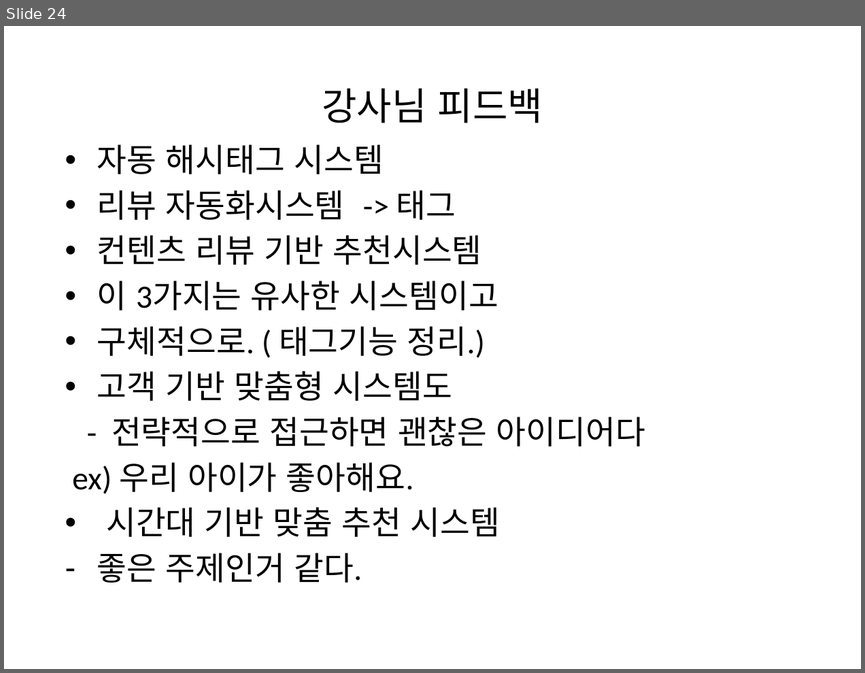
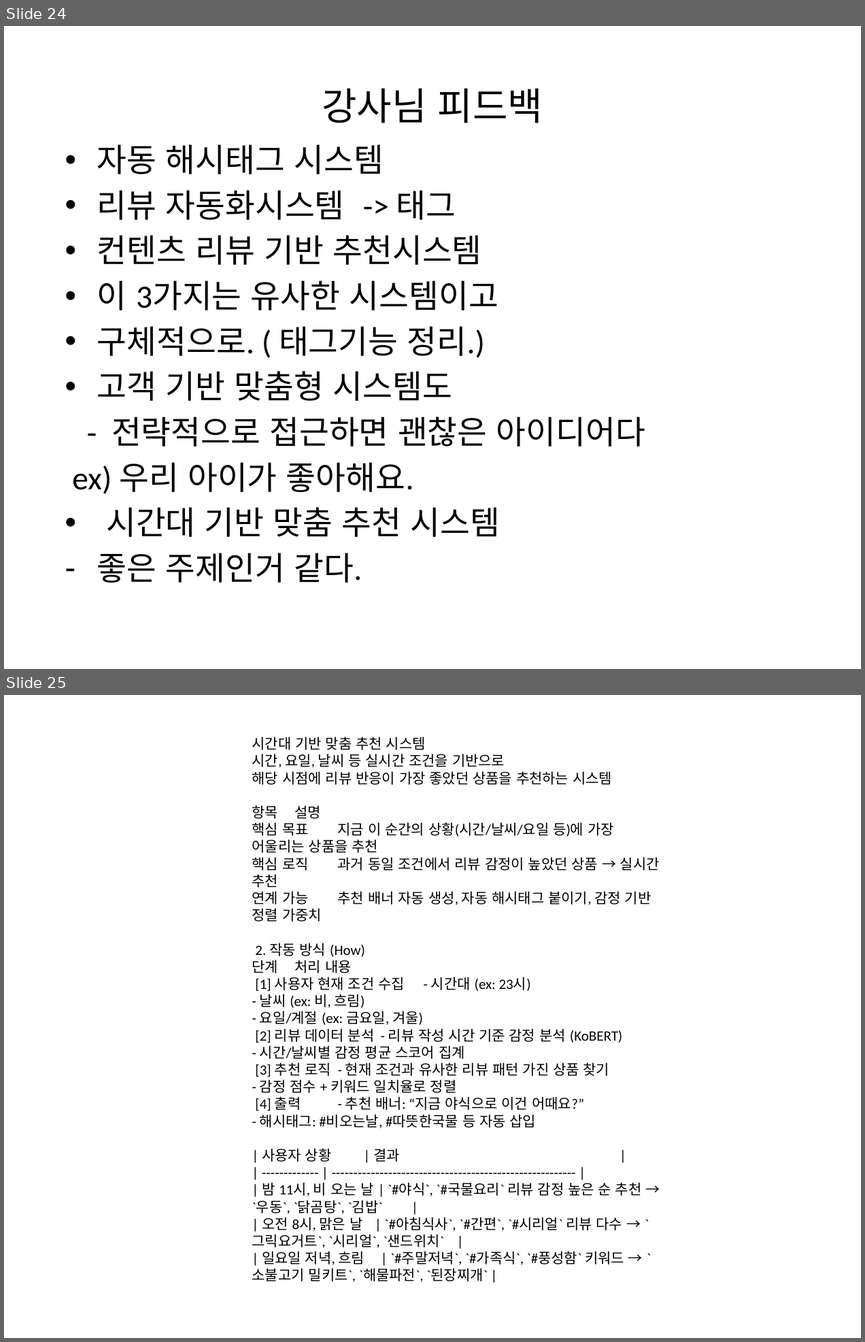
Before and after one commit to ksina123/DataAnalysis, a slide deck: 마켓컬리 주제_김철기.pptx. Shown one above the other, each under a label of ours: slide 24 before the commit, slides 24 and 25 after it. The pictures are 865x673 and 865x1342 pixels, drawn with LibreOffice and Linux fonts; fonts in the diff are those of the drawing. Boxes give left, top, right and bottom in pixels: in the first picture for what was removed or moved away, otherwise in the second. Text is boxed around its words. In the diff, an @@ line names an element or a change of style, - is before the commit and + after.

```diff
--- a/마켓컬리 주제_김철기.pptx
+++ b/마켓컬리 주제_김철기.pptx
@@ slide 25 added at (x1=4, y1=695, x2=861, y2=1338), background #FFFFFF @@
@@ text added at (x1=252, y1=736, x2=660, y2=1282), 12 pt, text #000000 @@
+시간대 기반 맞춤 추천 시스템
+시간, 요일, 날씨 등 실시간 조건을 기반으로
+해당 시점에 리뷰 반응이 가장 좋았던 상품을 추천하는 시스템
+항목 설명
+핵심 목표 지금 이 순간의 상황(시간/날씨/요일 등)에 가장 어울리는 상품을 추천
+핵심 로직 과거 동일 조건에서 리뷰 감정이 높았던 상품 → 실시간 추천
+연계 가능 추천 배너 자동 생성, 자동 해시태그 붙이기, 감정 기반 정렬 가중치
+2. 작동 방식 (How)
+단계 처리 내용
+[1] 사용자 현재 조건 수집 - 시간대 (ex: 23시)
+- 날씨 (ex: 비, 흐림)
+- 요일/계절 (ex: 금요일, 겨울)
+[2] 리뷰 데이터 분석 - 리뷰 작성 시간 기준 감정 분석 (KoBERT)
+- 시간/날씨별 감정 평균 스코어 집계
+[3] 추천 로직 - 현재 조건과 유사한 리뷰 패턴 가진 상품 찾기
+- 감정 점수 + 키워드 일치율로 정렬
+[4] 출력 - 추천 배너: “지금 야식으로 이건 어때요?”
+- 해시태그: #비오는날, #따뜻한국물 등 자동 삽입
+| 사용자 상황 | 결과 |
+| ------------- | -------------------------------------------------------- |
+| 밤 11시, 비 오는 날 | `#야식`, `#국물요리` 리뷰 감정 높은 순 추천 → `우동`, `닭곰탕`, `김밥` |
+| 오전 8시, 맑은 날 | `#아침식사`, `#간편`, `#시리얼` 리뷰 다수 → `그릭요거트`, `시리얼`, `샌드위치` |
+| 일요일 저녁, 흐림 | `#주말저녁`, `#가족식`, `#풍성함` 키워드 → `소불고기 밀키트`, `해물파전`, `된장찌개` |
```
